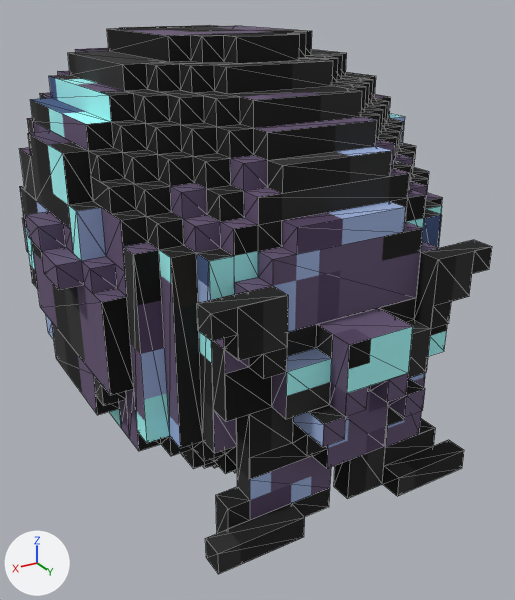
An edit to the glTF model new/assetcoloring/zilla gltf create/gltf out/black durag/independance blue/black durag_lazer light.gltf, drawn before and after from the same camera.
Rendered twice from a 50 mm lens placed at (16.1, 29.4, 5.5), pointed at (-1.7, -0.1, -9.2). The lights are fixed; the arrows at lower left show +X, +Y and +Z. Mesh edges are drawn as thin lines. Vertices at the same position are counted once.

The first picture shows 'C18_H_Durag_Skydiving_VRGg-Mesh'.
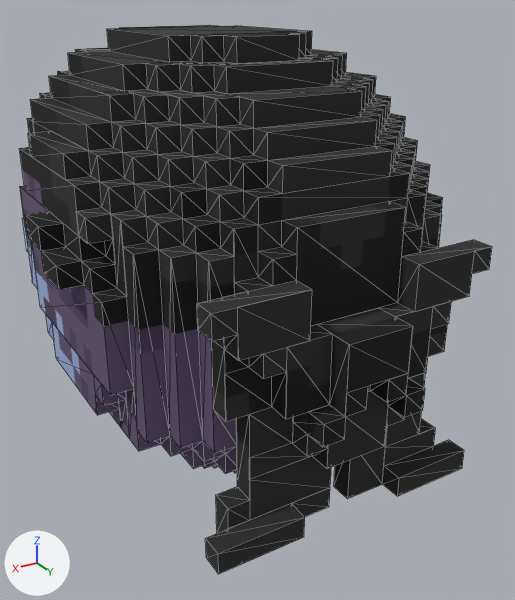
What differs and where, as boxes (x1, y1, x2, y2) in the pictures (515 x 600 px; the box of a moved part takes in the faces that stretch with it):
part 1 of me_c18_h_durag_skydiving_vrgg_mesh, moved or reshaped
    both: (19, 117, 492, 419)
part 2 of me_c18_h_durag_skydiving_vrgg_mesh, surface changed
    both: (20, 26, 485, 545)

The edits, one by one:
me_c18_h_durag_skydiving_vrgg_mesh is used by ob_c18_h_durag_skydiving_vrgg_mesh; location (0.0, 0.0, 0.0); scale (-1.0, 1.0, 1.0).
me_c18_h_durag_skydiving_vrgg_mesh had 981 vertices, 1558 faces and spanned x -9.5..9.5, y -17.5..11.5, z -15.0..4.0.
me_c18_h_durag_skydiving_vrgg_mesh now has 990 vertices, 1582 faces and spans x -9.5..9.5, y -17.5..11.5, z -15.0..4.0.
Part 1, on me_c18_h_durag_skydiving_vrgg_mesh:
15 vertices are removed from x -8.5..7.5, y -2.5..10.5, z -7.0..-2.0.
60 faces are deleted.
4 vertices are added at (2.5, 10.5, -4.0), (-2.5, 10.5, -4.0), (7.5, 2.5, -1.0), (8.5, 2.5, -1.0).
8 new vertices lie (0.0, 0.0, 1.0) away from vertices in x -8.5..8.5, y 2.5..4.5, z -4.0..-2.0.
6 new vertices lie (-1.0, 0.0, 0.0) away from vertices in x -7.5..3.5, y 2.5..10.5, z -6.0..-1.0.
6 new vertices lie (1.0, 0.0, 0.0) away from vertices in x -3.5..7.5, y 3.5..10.5, z -6.0..-1.0.
84 new faces join them.
me_c18_h_durag_skydiving_vrgg_mesh part 2: 1486 kept faces spanning x -9.5..9.5, y -17.5..11.5, z -15.0..4.0 get new texture (UV) coordinates.
